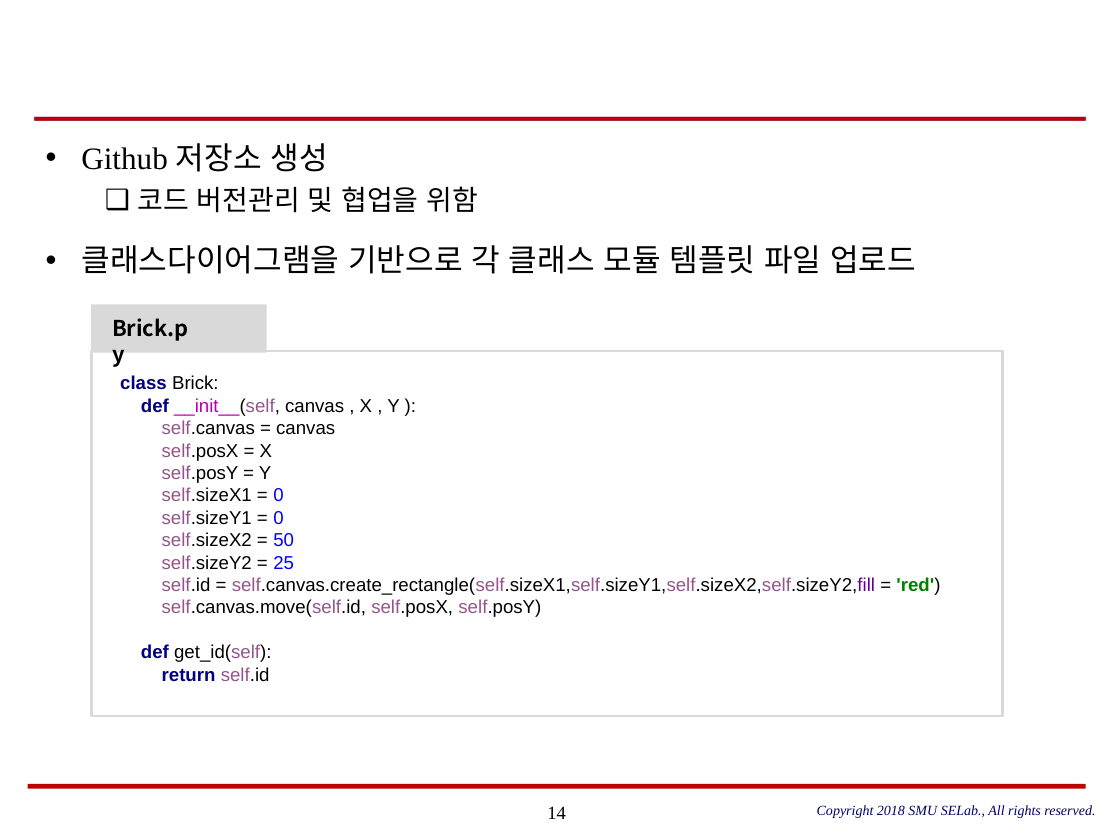
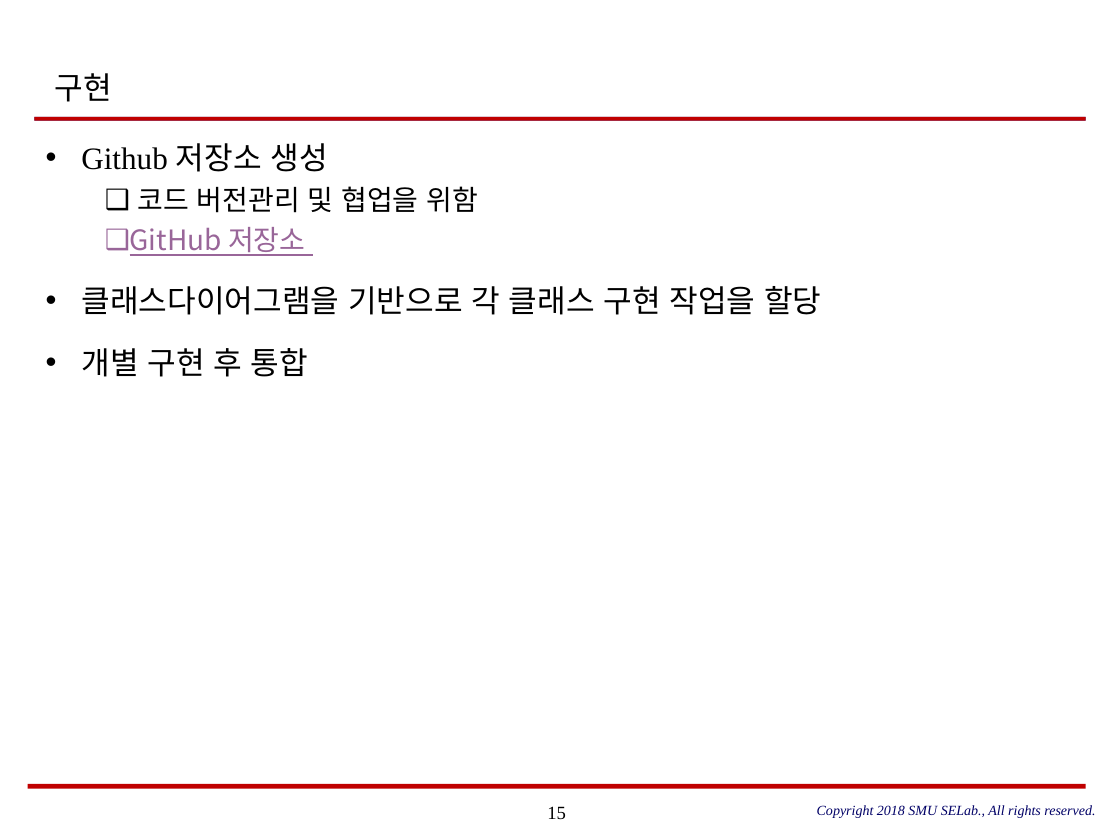
Before and after one commit to SungPilHan/brick_crush, a slide deck: slide 15 of Doc/[OOP] Brick Breaker_최종.pptx (slide 14 before the commit). Drawn at 1120x840 pixels with LibreOffice and Linux fonts; fonts in the diff are those of the drawing. Boxes give left, top, right and bottom in pixels: in the first picture for what was removed or moved away, otherwise in the second. Text is boxed around its words. In the diff, an @@ line names an element or a change of style, - is before the commit and + after.

```diff
--- a/Doc/[OOP] Brick Breaker_최종.pptx
+++ b/Doc/[OOP] Brick Breaker_최종.pptx
@@ title added at bbox=[54, 73, 111, 102], 20 pt, text #000000 @@
+구현
@@ text at bbox=[81, 227, 821, 377]: text changed @@
-• 클래스다이어그램을 기반으로 각 클래스 모듈 템플릿 파일 업로드
+  ❑ GitHub 저장소
+• 클래스다이어그램을 기반으로 각 클래스 구현 작업을 할당
+• 개별 구현 후 통합
@@ rectangle removed at bbox=[91, 305, 267, 353] @@
@@ text removed at bbox=[112, 318, 189, 341] @@
-Brick.py
@@ rectangle removed at bbox=[92, 351, 1002, 716] @@
@@ text removed at bbox=[120, 375, 940, 682] @@
-class Brick:
-def __init__(self, canvas , X , Y ):
-self.canvas = canvas
-self.posX = X
-self.posY = Y
-self.sizeX1 = 0
-self.sizeY1 = 0
-self.sizeX2 = 50
-self.sizeY2 = 25
-self.id = self.canvas.create_rectangle(self.sizeX1,self.sizeY1,self.sizeX2,self.sizeY2,fill = 'red')
-self.canvas.move(self.id, self.posX, self.posY)
-def get_id(self):
-return self.id
@@ page number at bbox=[547, 806, 566, 820]: text changed @@
-14
+15
```
Also in this commit, not shown: 9 other slides changed, 6 slides added, 2 slides removed.
